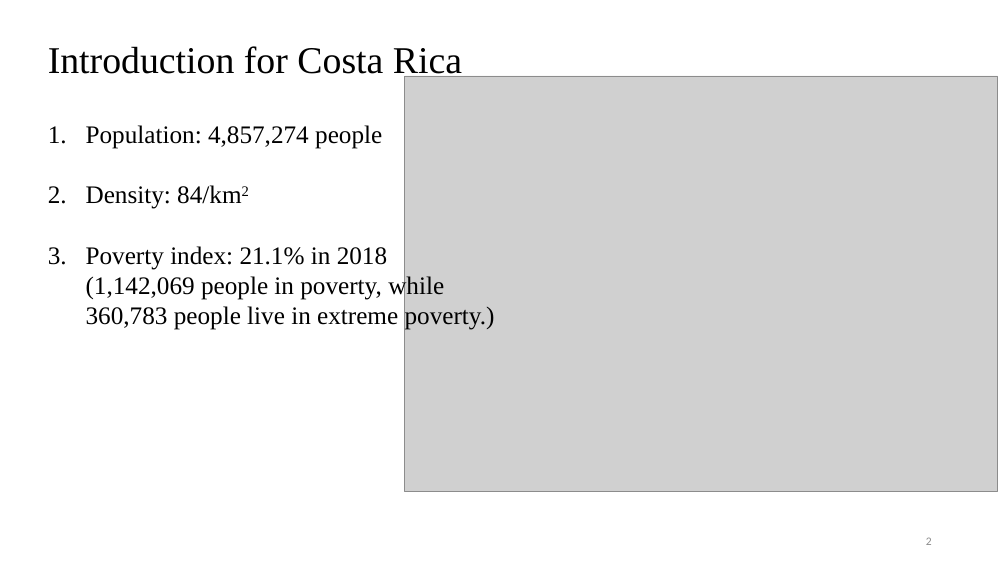
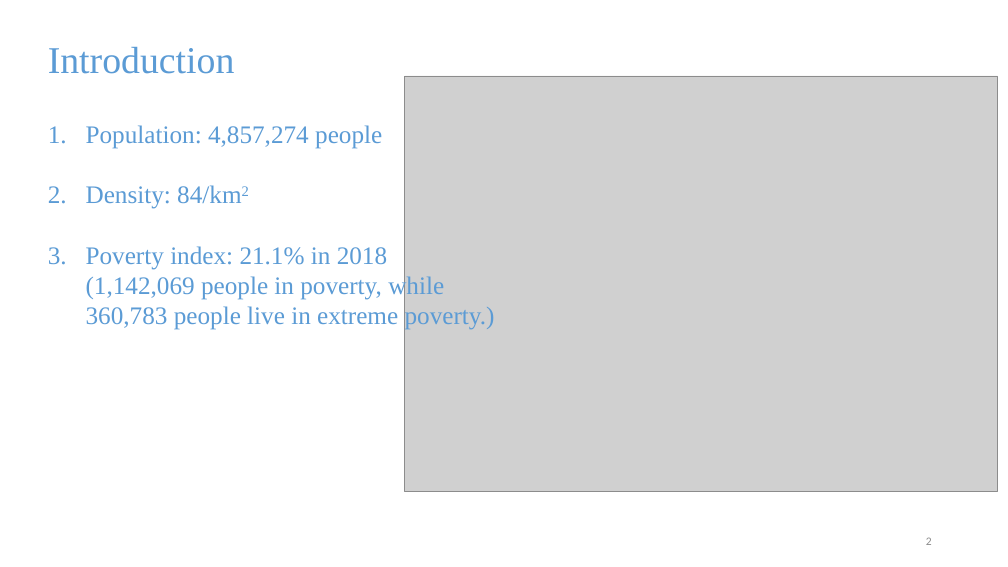
Before and after one commit to zhaomh1998/ece143, a slide deck: slide 2 of ECE143 presentation.pptx. Drawn at 1008x567 pixels with LibreOffice and Linux fonts; fonts in the diff are those of the drawing; grey boxes stand for pictures. Boxes give left, top, right and bottom in pixels: in the first picture for what was removed or moved away, otherwise in the second. Text is boxed around its words. In the diff, an @@ line names an element or a change of style, - is before the commit and + after.

```diff
--- a/ECE143 presentation.pptx
+++ b/ECE143 presentation.pptx
@@ text at [48, 47, 235, 74]: text changed; text colour #000000 to #5B9BD5 @@
-Introduction for Costa Rica
+Introduction
@@ text "Population: 4,857,274 people" at [86, 125, 495, 330]: text colour #000000 to #5B9BD5 @@
```
Also in this commit, not shown: 4 other slides changed, 10 slides added, 4 slides removed.
